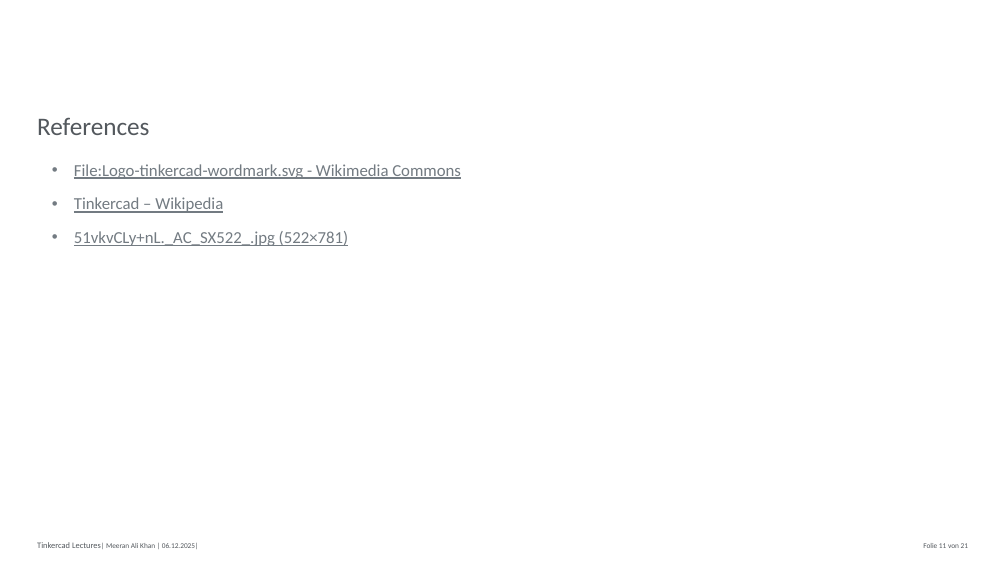
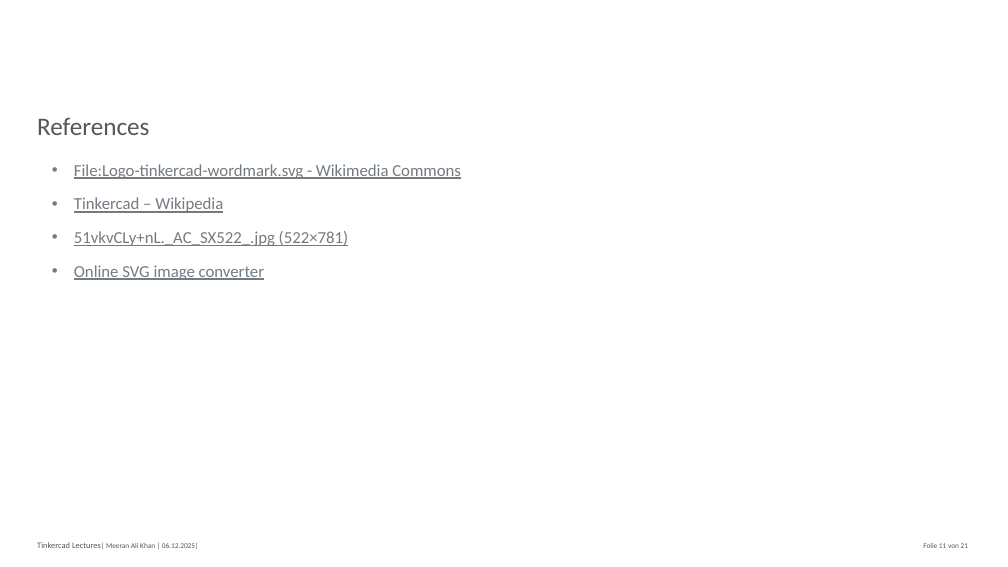
Before and after one commit to MAK-RPTU/Tinkercad, a slide deck: slide 11 of Lectures/Week3.pptx. Drawn at 1008x567 pixels with LibreOffice and Linux fonts; fonts in the diff are those of the drawing; background and template pictures are left out. Boxes give left, top, right and bottom in pixels: in the first picture for what was removed or moved away, otherwise in the second. Text is boxed around its words. In the diff, an @@ line names an element or a change of style, - is before the commit and + after.

```diff
--- a/Lectures/Week3.pptx
+++ b/Lectures/Week3.pptx
@@ text at [74,265,264,280]: paragraph added @@
+  • Online SVG image converter
```
Also in this commit, not shown: 2 other slides changed, 2 other files.
